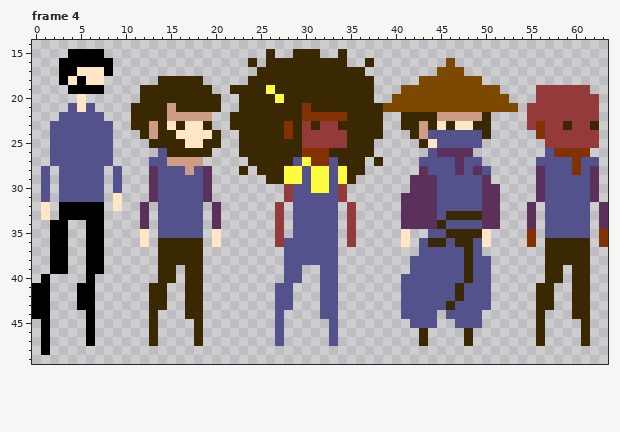
One commit to this pixel-art file: Concept/characters.aseprite. The picture above is the old version.
64x64 pixels, 4 frames. Shown: frame 4: x 0..63, y 14..49. The commit also changed other frames, which this record leaves out.
New version:
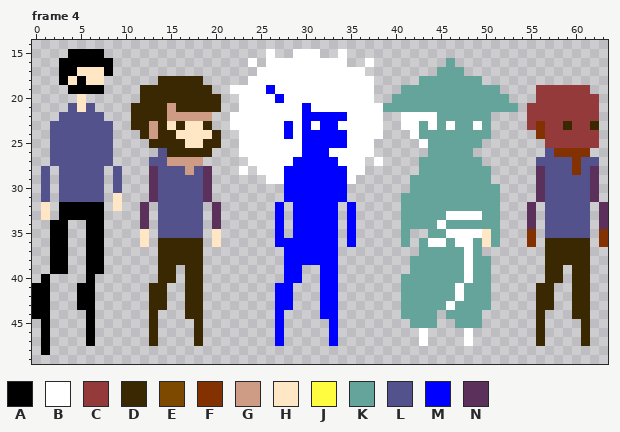
Palette (. is transparent): A #000000  B #ffffff  C #943a3a  D #3a2802  E #7d4900  F #833100  G #ce9c85  H #ffe7c5  J #fffc40  K #65a49b  L #53528c  M #0000fe  N #5b315b
The author wrote: update character game style
The edit:
layer "Layer 1 Copy" added
Changed rows in their new state; - is an unchanged pixel.
Frame 4, layer "Layer 1 Copy":
first column x 22:
15 ----B--BBB--B-------------------
16 --B-BBBBBBBBB--B--------K-------
17 ---BBBBBBBBBBBB--------KKK------
18 --BBBBBBBBBBBBBB-----KKKKKKK----
19 BBBBMBBBBBBBBBBB---KKKKKKKKKKK--
20 -BBBBMBBBBBBBBBB--KKKKKKKKKKKKK-
21 -BBBBBBBMBBBBBBBBKKKKKKKKKKKKKKK
22 BBBBBBBBMMMMMBBBB--BBBBKKKKKK---
23 BBBBBBMBMBMMBBBBB--BBKBKBKKBK---
24 -BBBBBMBMMMMMBBBB---BKKKKKKKK---
25 -BBBBBBBMMMMMBBB-----BKKKKKK----
26 -BBBBBBBMMMBBBBB------KKKKK-----
27 --BBBBBMMMMMBBB-B----KKKKKKK----
28 -B-BBBMMMMMMMBB------KKKKKKKK---
29 ----BBMMMMMMMB------KKKKKKKKK---
30 ------MMMMMMM-------KKKKKKKKKK--
31 ------MMMMMMM------KKKKKKKKKKK--
32 -----M-MMMMM-M-----KKKKKKKKKKK--
33 -----M-MMMMM-M-----KKKKKBBBBKK--
34 -----M-MMMMM-M-----KKKKBKKKKKK--
35 -----M-MMMMM-M-----K--KKBBBB-K--
36 -----MMMMMMM-M-----K-KBBKBBK-K--
37 ------MMMMMM---------KKKKKBK----
38 ------MMMMMM--------KKKKKKBKK---
39 ------MM--MM--------KKKKKKBKK---
40 ------MM--MM-------KKKKKKKBKK---
41 -----MM---MM-------KKKKKKBKKK---
42 -----MM---MM-------KKKKKKBKKK---
43 -----MM---MM-------KKKKKBKKKK---
44 -----M----MM-------KKKK-KKKK----
45 -----M-----M--------KKK--KKK----
46 -----M-----M---------B----B-----
47 -----M-----M---------B----B-----
Where, in picture pixels (left, top, right, bottom), the same in both pictures:
changed: (230, 49, 518, 346)
